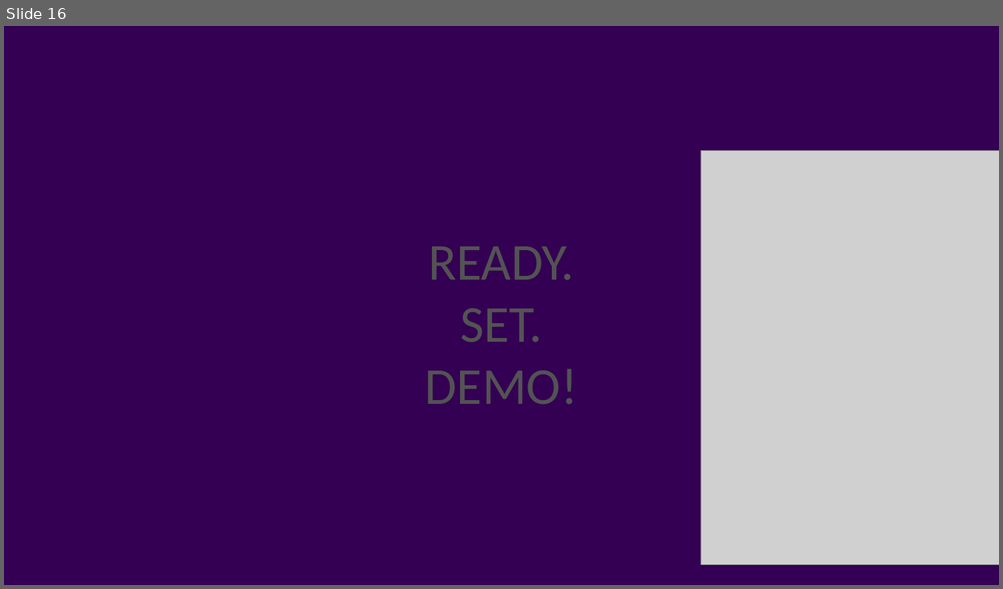
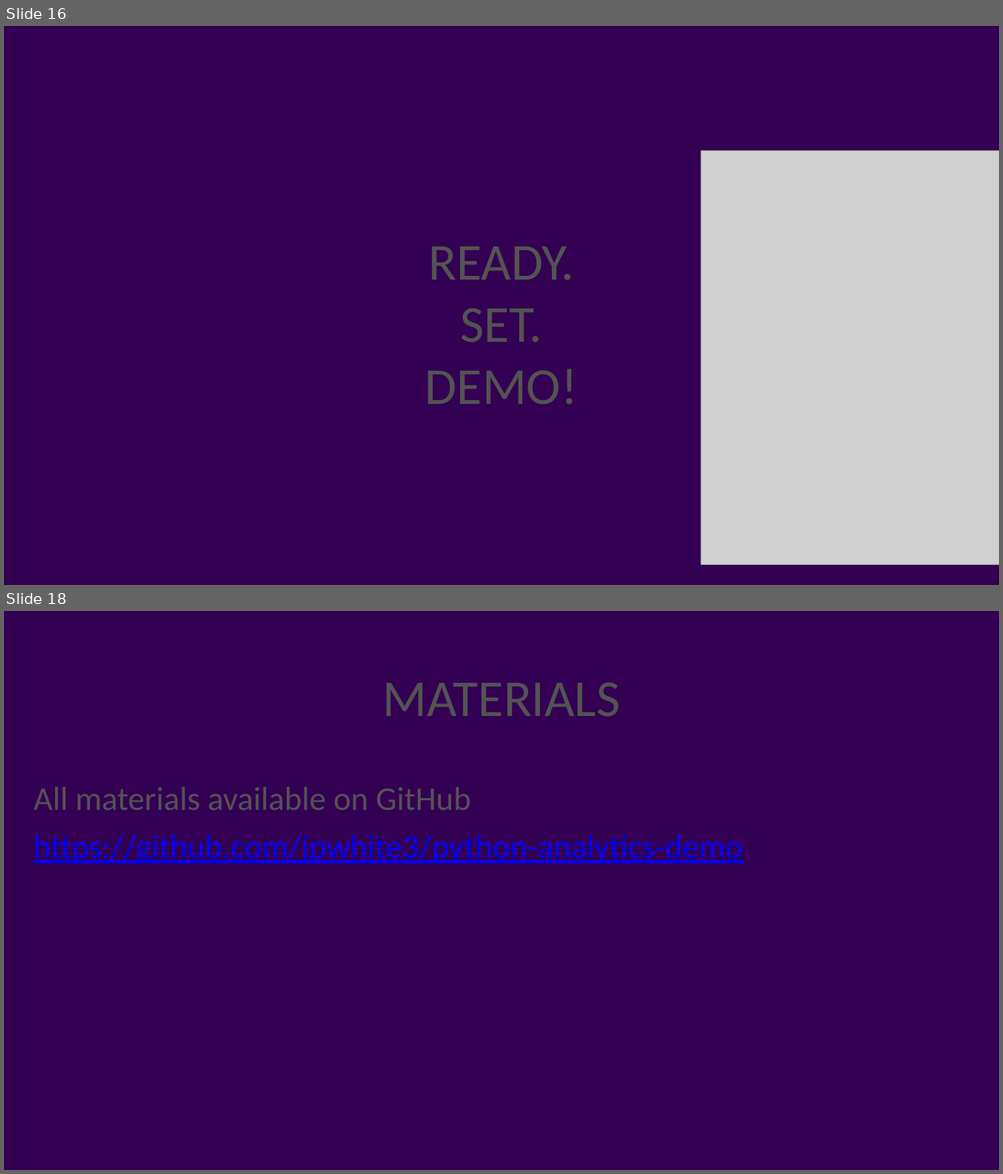
Before and after one commit to jpwhite3/python-analytics-demo, a slide deck: Python Data Analytics.pptx. Shown one above the other, each under a label of ours: slide 16 before the commit, slides 16 and 18 after it; the slides between them are not shown. The pictures are 1003x589 and 1003x1174 pixels, drawn with LibreOffice and Linux fonts; fonts in the diff are those of the drawing; grey boxes stand for pictures; background and template pictures are left out. Boxes give left, top, right and bottom in pixels: in the first picture for what was removed or moved away, otherwise in the second. Text is boxed around its words. In the diff, an @@ line names an element or a change of style, - is before the commit and + after.

```diff
--- a/Python Data Analytics.pptx
+++ b/Python Data Analytics.pptx
@@ slide 18 added at bbox=[4, 611, 999, 1170], background picture (left out) @@
@@ title added at bbox=[383, 683, 620, 716], 100 pt, text #535353 @@
+MATERIALS
@@ text added at bbox=[34, 787, 743, 864], 64 pt, text #0000FF, underline @@
+All materials available on GitHub
+https://github.com/jpwhite3/python-analytics-demo
```
Also in this commit, not shown: 12 slides changed, 5 other files.
